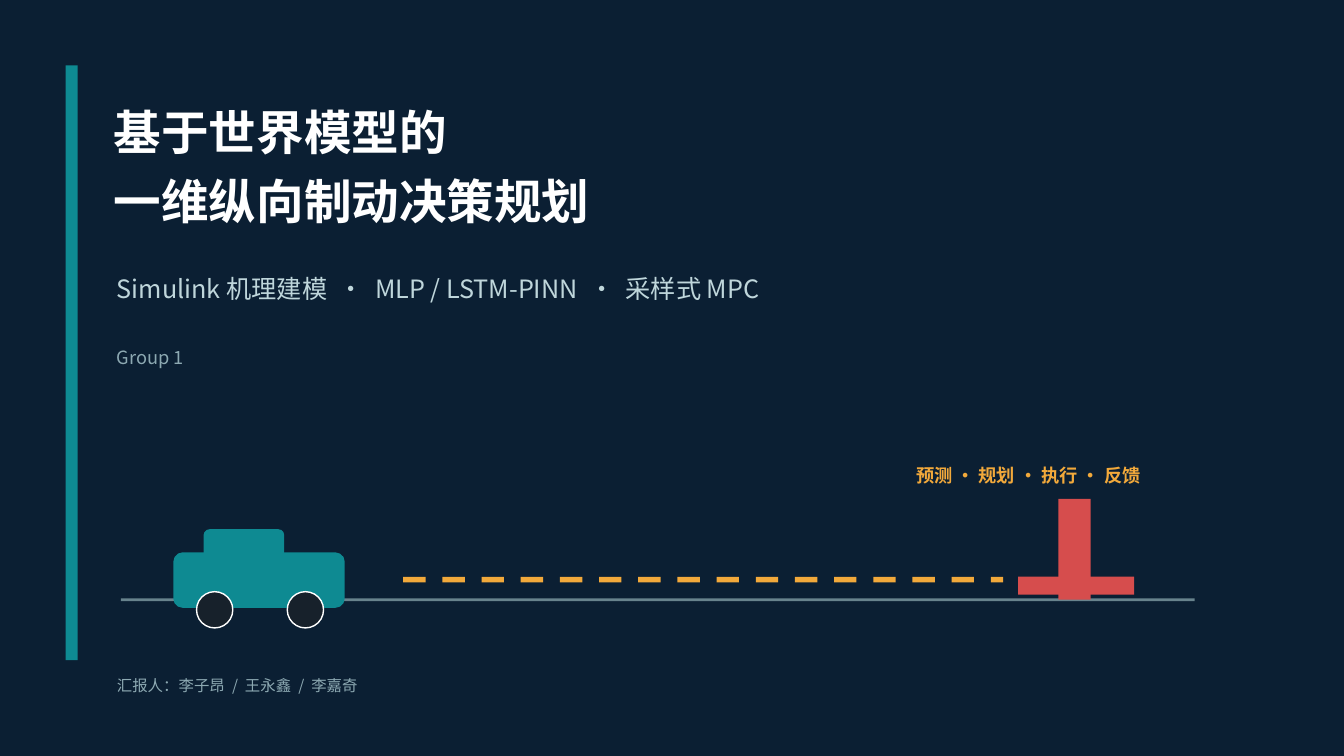
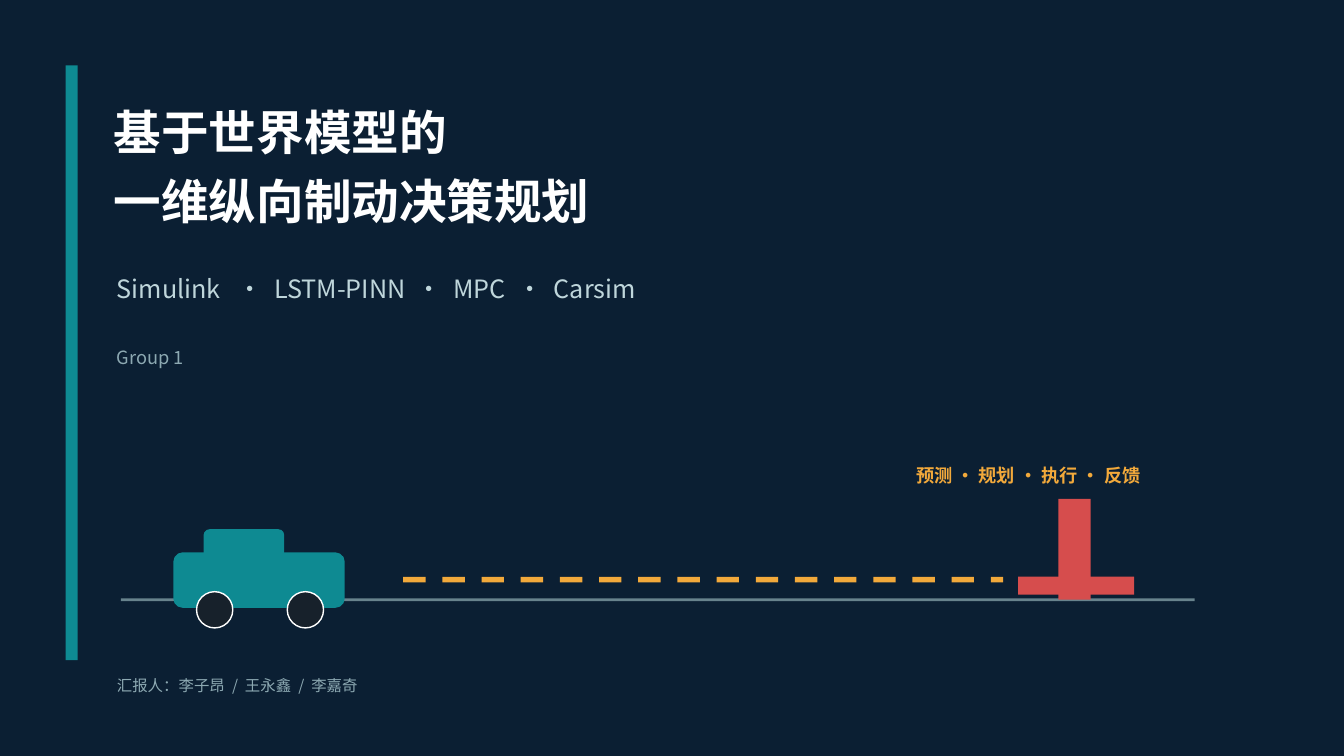
Before and after one commit to MrZang27/World-Model-in-Brake-System, a slide deck: slide 1 of docs/Group1_World_Model_Brake_System_Final.pptx. Drawn at 1344x756 pixels with LibreOffice and Linux fonts; fonts in the diff are those of the drawing. Boxes give left, top, right and bottom in pixels: in the first picture for what was removed or moved away, otherwise in the second. Text is boxed around its words. In the diff, an @@ line names an element or a change of style, - is before the commit and + after.

```diff
--- a/docs/Group1_World_Model_Brake_System_Final.pptx
+++ b/docs/Group1_World_Model_Brake_System_Final.pptx
@@ text at [117, 278, 636, 299]: text changed @@
-Simulink 机理建模 · MLP / LSTM-PINN · 采样式 MPC
+Simulink · LSTM-PINN · MPC · Carsim
```
Also in this commit, not shown: 6 other slides changed, 1 slide added, 5 slides removed, 2 other files.
